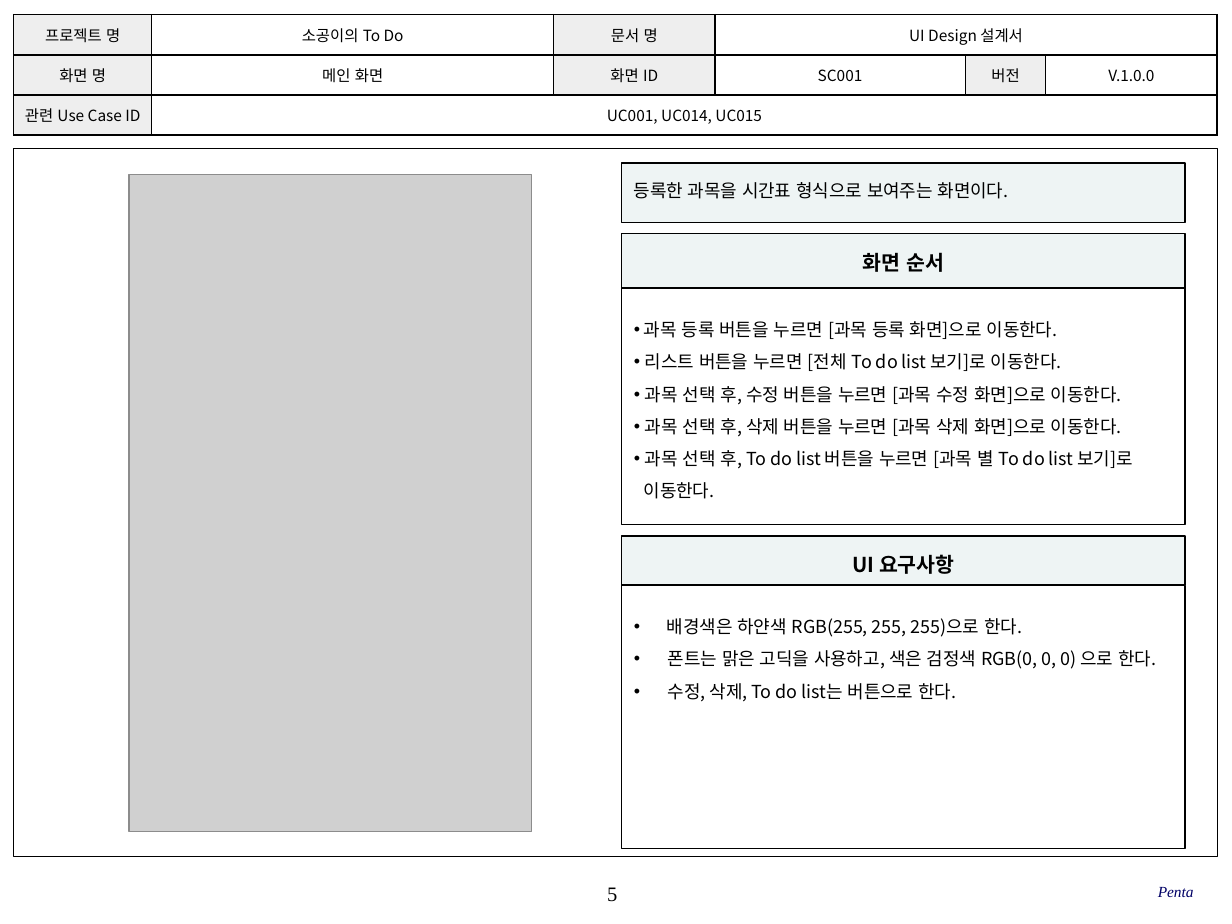
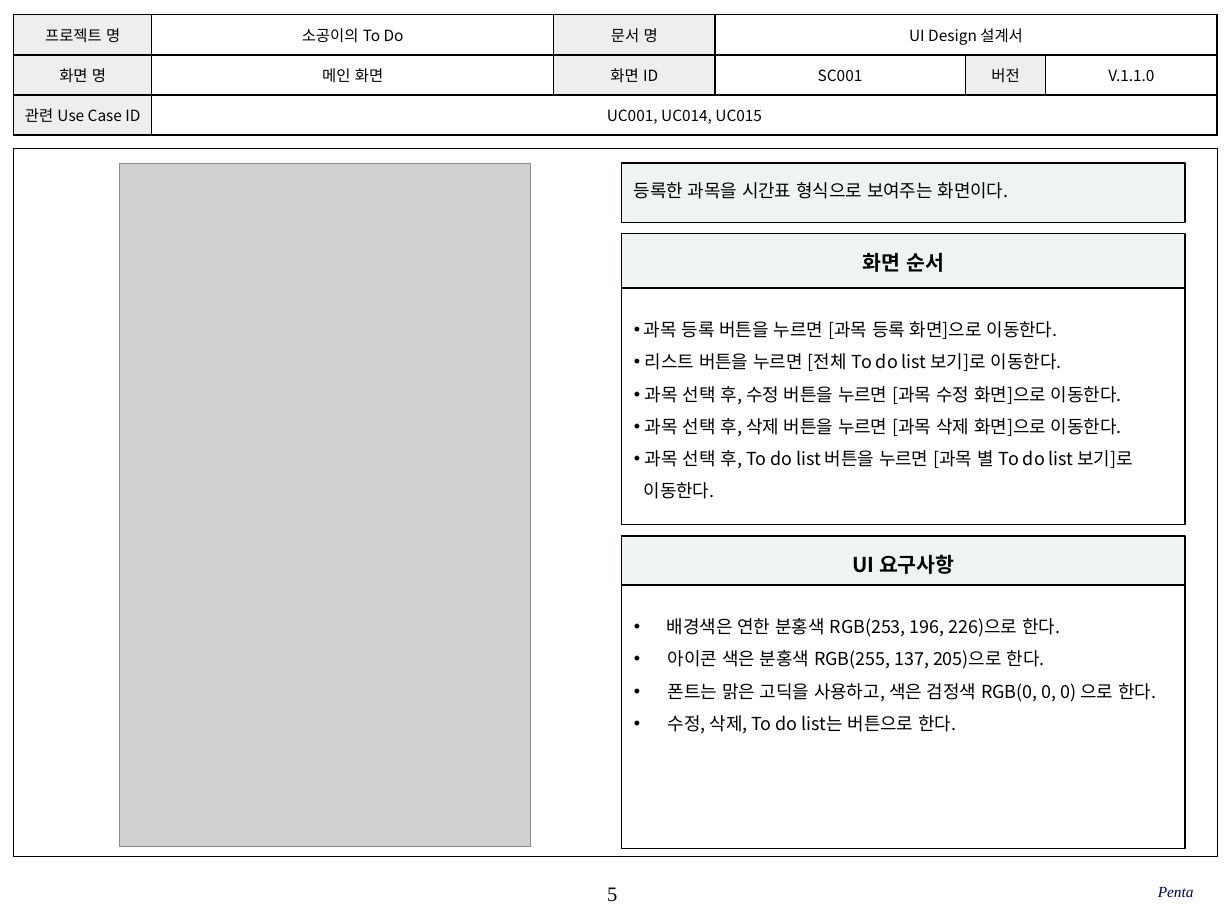
Before and after one commit to SE-admin/SE2017_5_mixharmony, a slide deck: slide 5 of doc/3_ 설계서/UI Design_05_penta.pptx. Drawn at 1232x924 pixels with LibreOffice and Linux fonts; fonts in the diff are those of the drawing; grey boxes stand for pictures; background and template pictures are left out. Boxes give left, top, right and bottom in pixels: in the first picture for what was removed or moved away, otherwise in the second. Text is boxed around its words. In the diff, an @@ line names an element or a change of style, - is before the commit and + after.

```diff
--- a/doc/3_ 설계서/UI Design_05_penta.pptx
+++ b/doc/3_ 설계서/UI Design_05_penta.pptx
@@ table at (x1=14, y1=15, x2=1216, y2=136) @@
-row 2, column 6: V.1.0.0
+row 2, column 6: V.1.1.0
@@ picture resized from (x1=129, y1=175, x2=532, y2=832) to (x1=120, y1=163, x2=531, y2=846) @@
@@ text in rectangle at (x1=667, y1=618, x2=1060, y2=669): text changed @@
-• 배경색은 하얀색 RGB(255, 255, 255)으로 한다.
+• 배경색은 연한 분홍색 RGB(253, 196, 226)으로 한다.
+• 아이콘 색은 분홍색 RGB(255, 137, 205)으로 한다.
```
Also in this commit, not shown: 32 other slides changed, 4 slides added.
